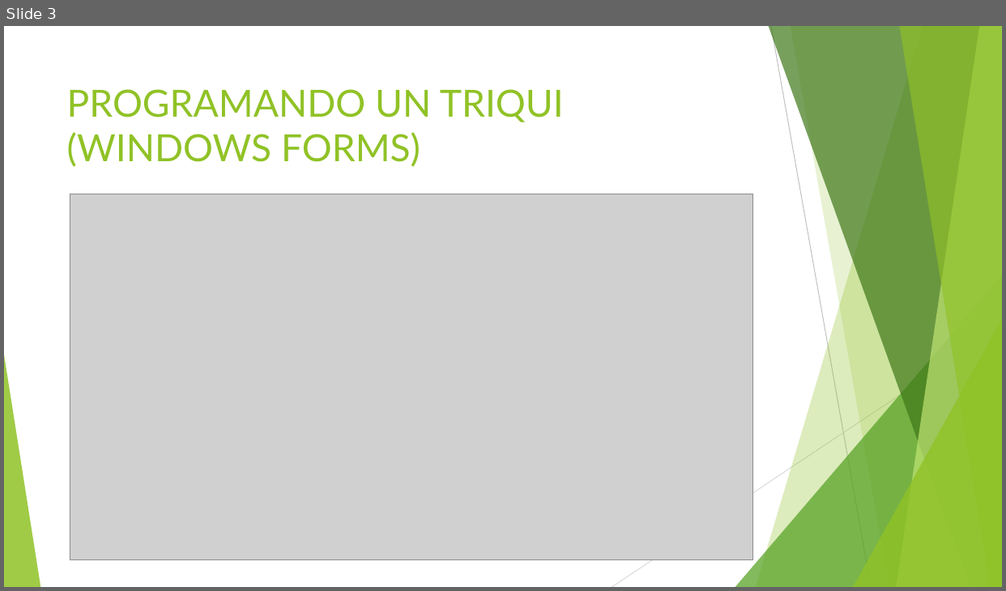
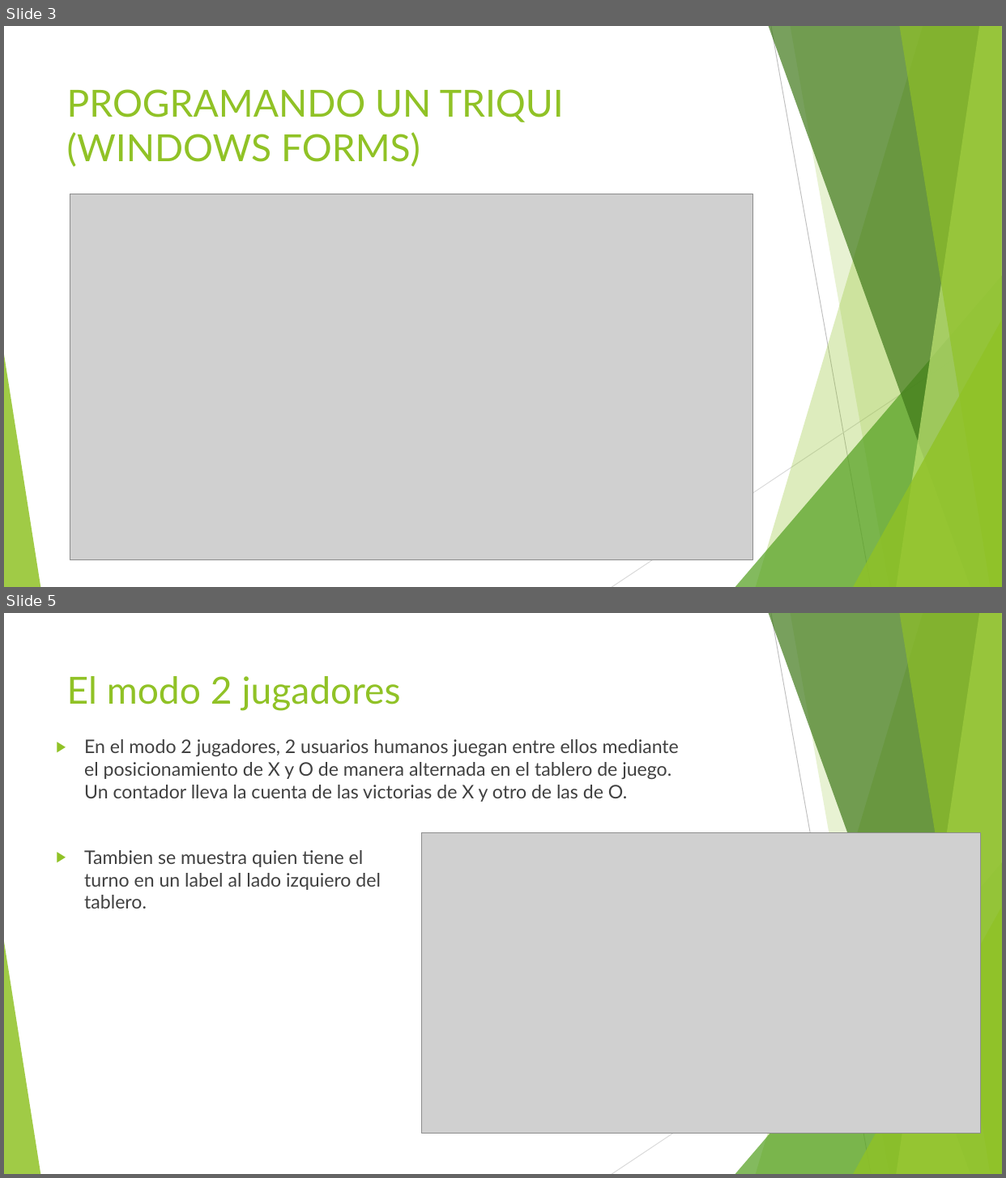
Before and after one commit to Diuke/TicTacToe, a slide deck: Research/Triqui Presentation.pptx. Shown one above the other, each under a label of ours: slide 3 before the commit, slides 3 and 5 after it; the slides between them are not shown. The pictures are 1006x591 and 1006x1178 pixels, drawn with LibreOffice and Linux fonts; fonts in the diff are those of the drawing; grey boxes stand for pictures. Boxes give left, top, right and bottom in pixels: in the first picture for what was removed or moved away, otherwise in the second. Text is boxed around its words. In the diff, an @@ line names an element or a change of style, - is before the commit and + after.

```diff
--- a/Research/Triqui Presentation.pptx
+++ b/Research/Triqui Presentation.pptx
@@ slide 5 added at <box>4,613,1002,1174</box>, background #FFFFFF; not listed: 10 template elements that a slide beside it also shows @@
@@ title added at <box>67,676,401,711</box>, 36 pt, text #90C226 @@
+El modo 2 jugadores
@@ text added at <box>84,739,679,909</box>, 18 pt, text #404040 @@
+▶ En el modo 2 jugadores, 2 usuarios humanos juegan entre ellos mediante el posicionamiento de X y O de manera alternada en el tablero de juego. Un contador lleva la cuenta de las victorias de X y otro de las de O.
+▶ Tambien se muestra quien tiene el
+  turno en un label al lado izquiero del
+  tablero.
@@ picture added at <box>422,833,981,1133</box> @@
```
Also in this commit, not shown: 1 slide changed, 9 other slides added, 13 other files.
